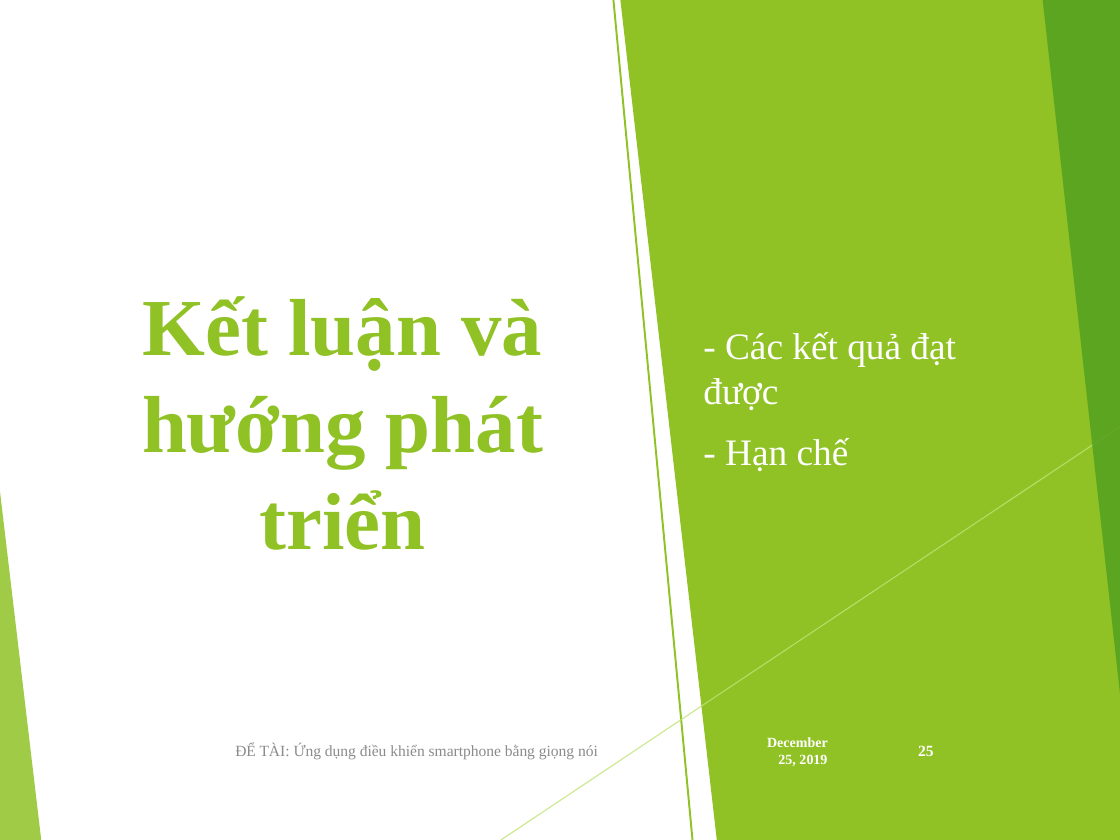
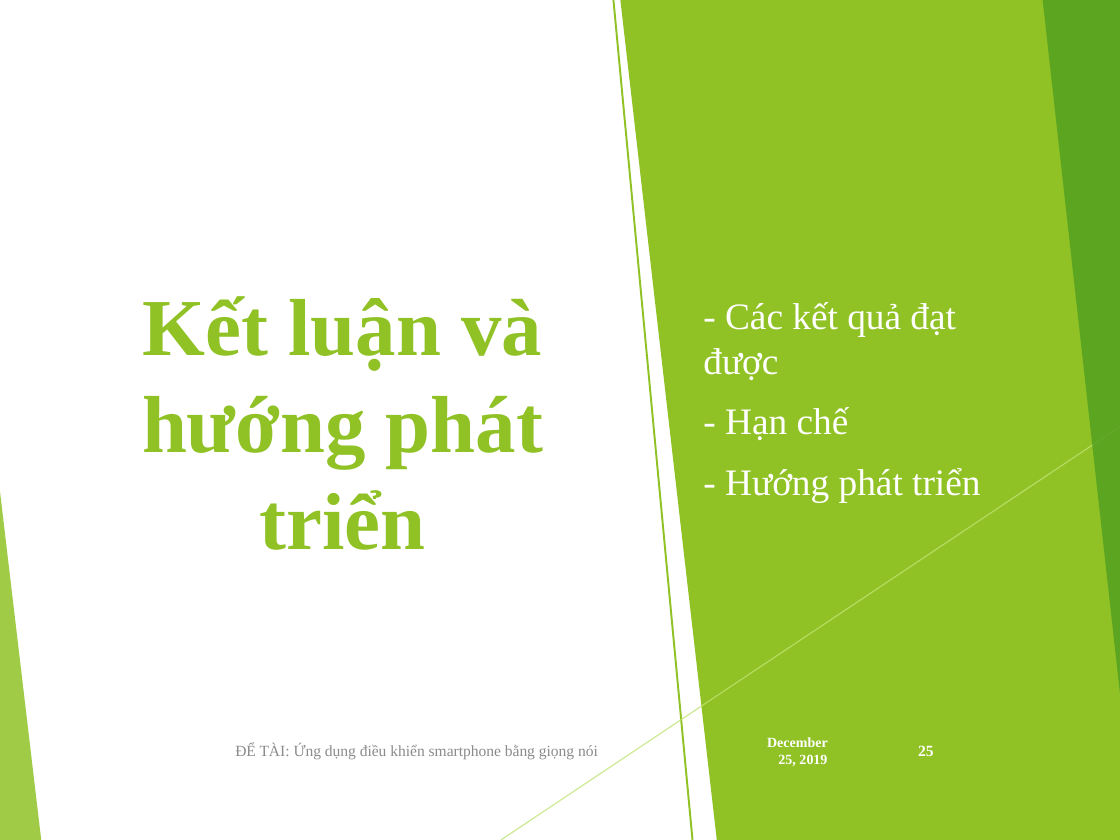
Before and after one commit to viet97/doandocs, a slide deck: slide 25 of DATN_Presentation.pptx. Drawn at 1120x840 pixels with LibreOffice and Linux fonts; fonts in the diff are those of the drawing. Boxes give left, top, right and bottom in pixels: in the first picture for what was removed or moved away, otherwise in the second. Text is boxed around its words. In the diff, an @@ line names an element or a change of style, - is before the commit and + after.

Commit message:
done

```diff
--- a/DATN_Presentation.pptx
+++ b/DATN_Presentation.pptx
@@ text at bbox=[725, 468, 980, 502]: paragraph added @@
+- Hướng phát triển
```
